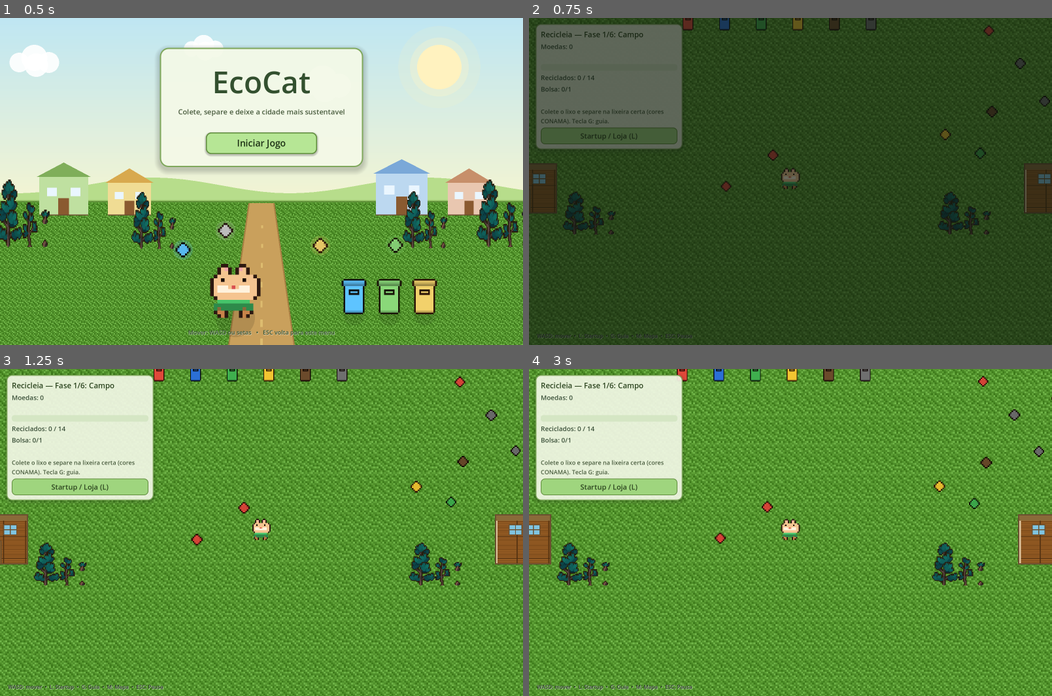
Above: before the commit, frames 1-4 (two rows, left to right).
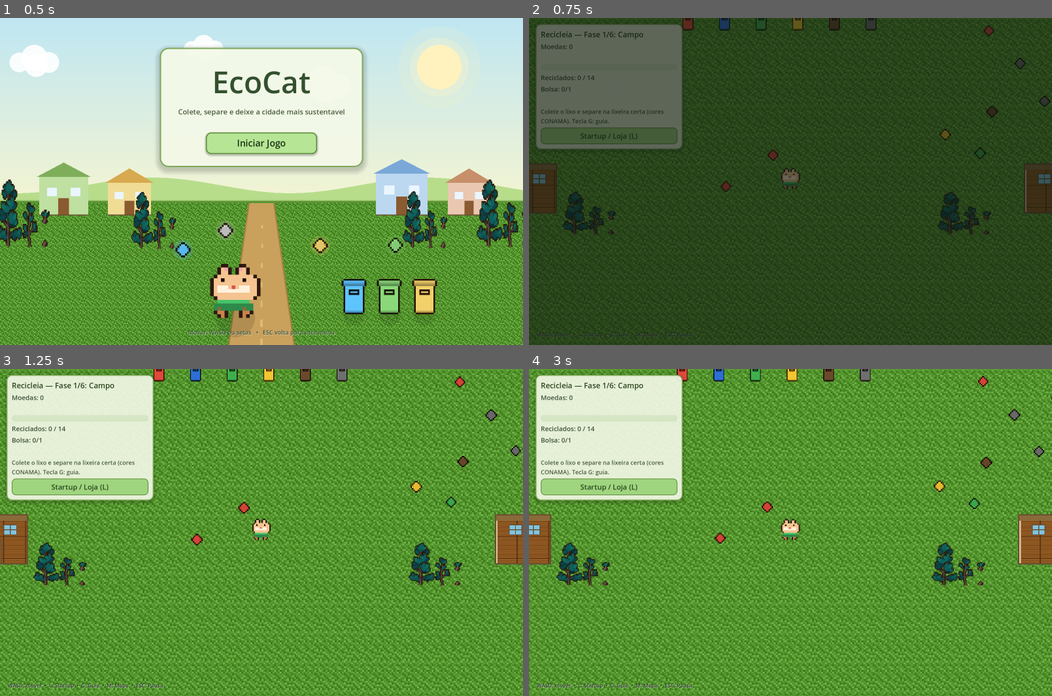
Above: after the commit, the same moments.

Repository: eduardormalves/eco-cat
Game: Godot game, scene res://ui/MainMenu.tscn
Two runs of this game, one before a commit and one after it. Both use one fixed random seed, a clock stepped at 60 frames per second and the inputs below.
Inputs (mouse positions are in pixels of both pictures, inside the frame that each line leads up to):
- Up to frame 1 (0.5 s): no input
- Up to frame 2 (0.75 s): click "Iniciar Jogo" at 0.5 s
- Up to frame 3 (1.25 s): no input
- Up to frame 4 (3 s): tap Enter at 1.25 s; move the mouse to (905, 516) at 1.27 s; hold D (move_right) 1.28-2 s; tap L at 1.35 s; click (905, 516) at 1.42 s; click "Startup / Loja (L)" at 2 s; click "Fechar (L / ESC)" at 2.75 s

Frame 1 is identical in both runs. In frame 2, 0.1% of the frame differs, in the area x 1-32%, y 96-99%; in frame 3, 22%, in the area x 0-100%, y 0-100%; in frame 4, 21%.

Commit message:
feat(mobile): remove bordas cinzas e adiciona controles de toque
O cinza nas bordas era o default_clear_color do motor (0.3,0.3,0.3), que
aparece onde o desenho nao cobre a tela: com aspect "expand" a camera
enxerga fora da cidade em proporcoes longe de 16:10 (celular em pe,
ultrawide). Agora o clear color e verde de grama e o chao se estende
4000px alem do mapa. A dica do rodape estava presa em y=960 (assumia
viewport de 1000 de altura) e flutuava no meio da tela no celular.

Em aparelhos de toque surge ui/touch_controls.gd: manche analogico no
canto inferior esquerdo para locomover o gato (direcao analogica, entao
anda na diagonal) e botoes Guia/Mapa/Pausa no canto inferior direito,
ja que no celular nao ha teclas G/M/ESC. O guia ganhou botao Fechar
(antes so saia pelo teclado) e os botoes da tela inicial dobram de
tamanho no toque. Os controles somem junto com o gameplay quando abre
loja/pausa/guia/mapa.

Para testar no PC: godot ... -- --touch-ui

Co-Authored-By: Claude Opus 5 <noreply@anthropic.com>

Diff:
--- a/docs/player/player.gd
+++ b/docs/player/player.gd
@@ -4,6 +4,10 @@
 
 @export var speed := 190.0
 @export var movement_bounds := Rect2(Vector2(40, 40), Vector2(1520, 920))
+
+## Direcao pedida pelo controle de toque (celular). Preenchida por main.gd;
+## fica em zero quando o jogo roda no teclado.
+var touch_direction := Vector2.ZERO
 
 var _sprite: Sprite2D
 var _anim_t := 0.0
@@ -21,6 +25,8 @@
 
 func _physics_process(delta: float) -> void:
 	var direction := Input.get_vector("move_left", "move_right", "move_up", "move_down")
+	if direction == Vector2.ZERO:
+		direction = touch_direction
 	velocity = direction * speed
 	move_and_slide()
 
--- a/docs/project.godot
+++ b/docs/project.godot
@@ -30,3 +30,6 @@
 [rendering]
 
 textures/canvas_textures/default_texture_filter=0
+; Fundo do motor: verde de grama em vez do cinza padrao (0.3,0.3,0.3), para que
+; nenhuma borda cinza apareca em telas com proporcao diferente da base 1600x1000.
+environment/defaults/default_clear_color=Color(0.3019608, 0.54901963, 0.15686275, 1)
--- a/docs/scripts/main.gd
+++ b/docs/scripts/main.gd
@@ -9,6 +9,8 @@
 const _Sprites := preload("res://scripts/sprites.gd")
 
 const WORLD_SIZE := Vector2(1600, 1000)
+# Quanto a grama passa das bordas do mapa (cobre qualquer proporcao de tela).
+const GROUND_MARGIN := 4000.0
 const COLLISION_LAYER_WORLD := 1
 const BASE_DISCARD_COINS := 10
 const CORRECT_DISCARD_SUSTAINABILITY := 4
@@ -122,18 +124,25 @@
 var _guide_layer: CanvasLayer
 var _mute_button: Button
 const MAP_VIEW_SCRIPT := preload("res://ui/map_view.gd")
+const TOUCH_CONTROLS_SCRIPT := preload("res://ui/touch_controls.gd")
 var _minimap_layer: CanvasLayer
 var _minimap_coins_label: Label
 var _map_view                      # instancia de ui/map_view.gd (dinamico)
 var _minimap_footer: Label
 var _minimap_close_button: Button
 
+# --- Controles de toque (so existem quando o jogo abre num aparelho de toque) - #
+var _touch_layer: CanvasLayer
+var _touch_controls                # instancia de ui/touch_controls.gd (dinamico)
+var _hint_label: Label
+
 
 func _ready() -> void:
 	_ensure_input_actions()
 	_phases = _build_phases()
 	_apply_saved_state()
 	_create_hud()
+	_create_touch_controls()
 	_create_shop()
 	_create_pause_menu()
 	_create_guide()
@@ -146,6 +155,8 @@
 
 func _process(delta: float) -> void:
 	_accrue_passive(delta)
+	if _touch_controls != null and is_instance_valid(player):
+		player.touch_direction = _touch_controls.direction
 	if _phase_complete or _shop_open or _paused or _guide_open or _minimap_open:
 		return
 	_process_belt(delta)
@@ -797,13 +808,19 @@
 	shop_button.pressed.connect(_toggle_shop)
 	column.add_child(shop_button)
 
-	var hint := _hud_label(16, Color("#20301f"))
-	hint.text = "WASD: mover  •  L: Startup  •  G: Guia  •  M: Mapa  •  ESC: Pausa"
-	hint.add_theme_color_override("font_shadow_color", Color(1, 1, 1, 0.7))
-	hint.add_theme_constant_override("shadow_offset_x", 1)
-	hint.add_theme_constant_override("shadow_offset_y", 1)
-	hint.position = Vector2(24, WORLD_SIZE.y - 40)
-	_hud_layer.add_child(hint)
+	_hint_label = _hud_label(16, Color("#20301f"))
+	_hint_label.text = "WASD: mover  •  L: Startup  •  G: Guia  •  M: Mapa  •  ESC: Pausa"
+	_hint_label.add_theme_color_override("font_shadow_color", Color(1, 1, 1, 0.7))
+	_hint_label.add_theme_constant_override("shadow_offset_x", 1)
+	_hint_label.add_theme_constant_override("shadow_offset_y", 1)
+	# Ancorado no rodape: em tela de celular o viewport e bem mais alto que 1000.
+	_hint_label.set_anchors_preset(Control.PRESET_BOTTOM_LEFT)
+	_hint_label.offset_left = 24
+	_hint_label.offset_right = 924
+	_hint_label.offset_top = -44
+	_hint_label.offset_bottom = -16
+	_hint_label.mouse_filter = Control.MOUSE_FILTER_IGNORE
+	_hud_layer.add_child(_hint_label)
 
 	_sacola_label = Label.new()
 	_sacola_label.add_theme_font_size_override("font_size", 18)
@@ -814,6 +831,32 @@
 	add_child(_sacola_label)
 
 	_create_transition_and_banner()
+
+
+func _create_touch_controls() -> void:
+	if not TOUCH_CONTROLS_SCRIPT.is_available():
+		return
+
+	_touch_layer = CanvasLayer.new()
+	_touch_layer.name = "TouchControls"
+	_touch_layer.layer = 2   # acima do HUD, abaixo da loja/pausa/guia/mapa
+	add_child(_touch_layer)
+
+	_touch_controls = Control.new()
+	_touch_controls.set_script(TOUCH_CONTROLS_SCRIPT)
+	_touch_layer.add_child(_touch_controls)
+	_touch_controls.connect("guide_pressed", _toggle_guide)
+	_touch_controls.connect("map_pressed", _toggle_minimap)
+	_touch_controls.connect("pause_pressed", _touch_pause)
+
+	# Sem teclado a dica de teclas so atrapalha (e fica embaixo do manche).
+	if _hint_label != null:
+		_hint_label.visible = false
+
+
+func _touch_pause() -> void:
+	if not _paused and not _shop_open and not _guide_open and not _minimap_open and not _phase_complete:
+		_open_pause()
 
 
 func _update_sacola_label() -> void:
@@ -1090,6 +1133,11 @@
 func _set_gameplay_active(value: bool) -> void:
 	if is_instance_valid(player):
 		player.set_physics_process(value)
+		if not value:
+			player.touch_direction = Vector2.ZERO
+	if _touch_layer != null:
+		_touch_layer.visible = value
+		_touch_controls.release()
 	if _collector_node != null and is_instance_valid(_collector_node):
 		_collector_node.set("active", value)
 
@@ -1387,6 +1435,18 @@
 	hint.add_theme_color_override("font_color", Color("#6f8a5a"))
 	column.add_child(hint)
 
+	# Botao de fechar: no celular nao ha tecla G nem ESC.
+	var close_button := Button.new()
+	close_button.text = "Fechar"
+	close_button.custom_minimum_size = Vector2(0, 46)
+	close_button.add_theme_font_size_override("font_size", 22)
+	close_button.add_theme_color_override("font_color", Color("#2c451f"))
+	close_button.add_theme_stylebox_override("normal", _button_style(Color("#e0c58a")))
+	close_button.add_theme_stylebox_override("hover", _button_style(Color("#eed6a0")))
+	close_button.add_theme_stylebox_override("pressed", _button_style(Color("#d0b478")))
+	close_button.pressed.connect(_close_guide)
+	column.add_child(close_button)
+
 
 func _toggle_guide() -> void:
 	if _guide_open:
@@ -1714,9 +1774,10 @@
 
 func _draw_ground() -> void:
 	var tint: Color = _theme.get("grass", Color(1, 1, 1))
-	# Grama estendida bem alem do mapa: com a tela cheia (aspect expand) a
-	# camera pode mostrar as bordas, entao a cidade fica cercada de campo.
-	draw_texture_rect(_Sprites.grass_tile(), Rect2(-1000, -700, WORLD_SIZE.x + 2000, WORLD_SIZE.y + 1400), true, tint)
+	# Grama estendida bem alem do mapa: com a tela cheia (aspect expand) a camera
+	# enxerga fora da cidade em telas de proporcao extrema (celular em pe, monitor
+	# ultrawide). Ali tem que haver campo, nunca o fundo do motor.
+	draw_texture_rect(_Sprites.grass_tile(), Rect2(Vector2.ZERO, WORLD_SIZE).grow(GROUND_MARGIN), true, tint)
 
 
 func _draw_decor() -> void:
--- a/docs/ui/main_menu.gd
+++ b/docs/ui/main_menu.gd
@@ -10,6 +10,7 @@
 const MAIN_SCENE := "res://scenes/Main.tscn"
 
 const _Sprites := preload("res://scripts/sprites.gd")
+const TOUCH_CONTROLS_SCRIPT := preload("res://ui/touch_controls.gd")
 const TREE_TEXTURE := preload("res://textures/environment/tree.png")
 
 const WORLD := Vector2(1600, 1000)
@@ -47,6 +48,7 @@
 ]
 
 var _time := 0.0
+var _touch := false
 
 # Dimensoes reais do controle (preenchem a janela) e escala de posicao em X.
 var _w := WORLD.x
@@ -55,6 +57,7 @@
 
 
 func _ready() -> void:
+	_touch = TOUCH_CONTROLS_SCRIPT.is_available()
 	_build_ui()
 	queue_redraw()
 
@@ -299,14 +302,17 @@
 
 	# Dica no rodape.
 	var hint := Label.new()
-	hint.text = "Mover: WASD ou setas   •   ESC volta para este menu"
+	if _touch:
+		hint.text = "Use o manche na tela para mover o gato"
+	else:
+		hint.text = "Mover: WASD ou setas   •   ESC volta para este menu"
 	hint.horizontal_alignment = HORIZONTAL_ALIGNMENT_CENTER
 	hint.add_theme_color_override("font_color", Color("#33502f"))
 	hint.add_theme_color_override("font_shadow_color", Color(1, 1, 1, 0.6))
-	hint.add_theme_font_size_override("font_size", 18)
+	hint.add_theme_font_size_override("font_size", 34 if _touch else 18)
 	hint.set_anchors_preset(Control.PRESET_BOTTOM_WIDE)
 	hint.offset_bottom = -22
-	hint.offset_top = -52
+	hint.offset_top = -74 if _touch else -52
 	hint.mouse_filter = Control.MOUSE_FILTER_IGNORE
 	add_child(hint)
 
@@ -329,9 +335,10 @@
 func _make_button(text: String) -> Button:
 	var button := Button.new()
 	button.text = text
-	button.custom_minimum_size = Vector2(340, 66)
+	# No celular os botoes precisam ser bem maiores para serem tocaveis.
+	button.custom_minimum_size = Vector2(700, 130) if _touch else Vector2(340, 66)
 	button.size_flags_horizontal = Control.SIZE_SHRINK_CENTER
-	button.add_theme_font_size_override("font_size", 28)
+	button.add_theme_font_size_override("font_size", 48 if _touch else 28)
 	button.add_theme_color_override("font_color", Color("#2c451f"))
 	button.add_theme_color_override("font_hover_color", Color("#1c3014"))
 	button.add_theme_color_override("font_pressed_color", Color("#1c3014"))
--- /dev/null
+++ b/docs/ui/touch_controls.gd
@@ -0,0 +1,192 @@
+extends Control
+## Controles de toque para quando o jogo e aberto no celular/tablet.
+##
+## - Manche virtual (canto inferior esquerdo) para locomover o gato: da direcao
+##   analogica, entao anda tambem na diagonal.
+## - Botoes de atalho (canto inferior direito) para as telas que no PC ficam
+##   no teclado (G/M/ESC), que num celular nao existem.
+##
+## Os tamanhos sao em unidades do viewport base (1600x1000): como o stretch e
+## "viewport", tudo escala junto com a tela do aparelho.
+
+signal guide_pressed
+signal map_pressed
+signal pause_pressed
+
+const STICK_BOX := 640.0
+const STICK_PAD := 56.0
+const BASE_RADIUS := 260.0
+const KNOB_RADIUS := 104.0
+const DEAD_ZONE := 0.16
+
+const _POINTER_NONE := -1
+const _POINTER_MOUSE := -2
+
+## Direcao normalizada (0..1) pedida pelo manche. Lida por scripts/main.gd.
+var direction := Vector2.ZERO
+
+var _stick: Control
+var _center := Vector2.ZERO
+var _knob := Vector2.ZERO
+var _pointer := _POINTER_NONE
+
+
+## Verdadeiro quando o jogo esta rodando num aparelho de toque (celular nativo,
+## navegador em Android/iOS ou qualquer tela sensivel ao toque).
+static func is_available() -> bool:
+	# Permite forcar os controles no PC para testar: godot ... -- --touch-ui
+	if OS.get_cmdline_user_args().has("--touch-ui"):
+		return true
+	return OS.has_feature("mobile") \
+		or OS.has_feature("web_android") \
+		or OS.has_feature("web_ios") \
+		or DisplayServer.is_touchscreen_available()
+
+
+func _ready() -> void:
+	set_anchors_and_offsets_preset(Control.PRESET_FULL_RECT)
+	# So o manche e os botoes capturam toque; o resto da tela segue livre.
+	mouse_filter = Control.MOUSE_FILTER_IGNORE
+	_build_stick()
+	_build_buttons()
+
+
+## Solta o manche (chamado quando o jogo pausa ou abre uma tela por cima).
+func release() -> void:
+	_pointer = _POINTER_NONE
+	_knob = _center
+	direction = Vector2.ZERO
+	if _stick != null:
+		_stick.queue_redraw()
+
+
+# --------------------------------------------------------------------------- #
+# Manche
+# --------------------------------------------------------------------------- #
+
+func _build_stick() -> void:
+	_stick = Control.new()
+	_stick.name = "Stick"
+	_stick.set_anchors_preset(Control.PRESET_BOTTOM_LEFT)
+	_stick.offset_left = STICK_PAD
+	_stick.offset_top = -(STICK_BOX + STICK_PAD)
+	_stick.offset_right = STICK_PAD + STICK_BOX
+	_stick.offset_bottom = -STICK_PAD
+	_stick.mouse_filter = Control.MOUSE_FILTER_STOP
+	_stick.draw.connect(_draw_stick)
+	_stick.gui_input.connect(_on_stick_gui_input)
+	_stick.resized.connect(_recenter)
+	add_child(_stick)
+	_recenter()
+
+
+func _recenter() -> void:
+	_center = _stick.size * 0.5
+	_knob = _center
+	_stick.queue_redraw()
+
+
+func _draw_stick() -> void:
+	var active := _pointer != _POINTER_NONE
+	# Base.
+	_stick.draw_circle(_center + Vector2(0, 8), BASE_RADIUS, Color(0, 0, 0, 0.14))
+	_stick.draw_circle(_center, BASE_RADIUS, Color(0.97, 0.99, 0.92, 0.34 if active else 0.26))
+	_stick.draw_arc(_center, BASE_RADIUS, 0.0, TAU, 72, Color("#5f8c3c", 0.85), 6.0, true)
+	# Setas de referencia nas quatro direcoes.
+	for dir in [Vector2.UP, Vector2.DOWN, Vector2.LEFT, Vector2.RIGHT]:
+		var tip: Vector2 = _center + dir * (BASE_RADIUS - 34.0)
+		var side: Vector2 = Vector2(dir.y, dir.x) * 22.0
+		_stick.draw_colored_polygon(
+			PackedVector2Array([tip, tip - dir * 34.0 + side, tip - dir * 34.0 - side]),
+			Color("#3f6a28", 0.5)
+		)
+	# Manopla.
+	_stick.draw_circle(_knob + Vector2(0, 6), KNOB_RADIUS, Color(0, 0, 0, 0.18))
+	_stick.draw_circle(_knob, KNOB_RADIUS, Color("#b6e695" if active else "#9fd57e"))
+	_stick.draw_arc(_knob, KNOB_RADIUS, 0.0, TAU, 48, Color("#3f6a28", 0.9), 5.0, true)
+
+
+func _on_stick_gui_input(event: InputEvent) -> void:
+	if event is InputEventScreenTouch:
+		if event.pressed:
+			if _pointer == _POINTER_NONE:
+				_pointer = event.index
+				_move_knob(event.position)
+		elif _pointer == event.index:
+			release()
+		_stick.accept_event()
+	elif event is InputEventScreenDrag:
+		if _pointer == event.index:
+			_move_knob(event.position)
+			_stick.accept_event()
+	elif event is InputEventMouseButton and event.button_index == MOUSE_BUTTON_LEFT:
+		# Tambem responde ao mouse (util para testar no PC).
+		if event.pressed:
+			if _pointer == _POINTER_NONE:
+				_pointer = _POINTER_MOUSE
+				_move_knob(event.position)
+		elif _pointer == _POINTER_MOUSE:
+			release()
+		_stick.accept_event()
+	elif event is InputEventMouseMotion and _pointer == _POINTER_MOUSE:
+		_move_knob(event.position)
+		_stick.accept_event()
+
+
+func _move_knob(local_pos: Vector2) -> void:
+	var offset := (local_pos - _center).limit_length(BASE_RADIUS)
+	_knob = _center + offset
+	var raw := offset / BASE_RADIUS
+	var strength := raw.length()
+	if strength < DEAD_ZONE:
+		direction = Vector2.ZERO
+	else:
+		# Reescala para a zona morta nao "roubar" velocidade do gato.
+		direction = raw.normalized() * minf((strength - DEAD_ZONE) / (1.0 - DEAD_ZONE), 1.0)
+	_stick.queue_redraw()
+
+
+# --------------------------------------------------------------------------- #
+# Atalhos (equivalentes as teclas G / M / ESC)
+# --------------------------------------------------------------------------- #
+
+func _build_buttons() -> void:
+	var column := VBoxContainer.new()
+	column.name = "Actions"
+	column.alignment = BoxContainer.ALIGNMENT_END
+	column.add_theme_constant_override("separation", 22)
+	column.set_anchors_preset(Control.PRESET_BOTTOM_RIGHT)
+	column.offset_left = -(400.0 + STICK_PAD)
+	column.offset_top = -(3.0 * 140.0 + 2.0 * 22.0 + STICK_PAD)
+	column.offset_right = -STICK_PAD
+	column.offset_bottom = -STICK_PAD
+	add_child(column)
+
+	column.add_child(_action_button("Guia", func() -> void: guide_pressed.emit()))
+	column.add_child(_action_button("Mapa", func() -> void: map_pressed.emit()))
+	column.add_child(_action_button("Pausa", func() -> void: pause_pressed.emit()))
+
+
+func _action_button(text: String, on_press: Callable) -> Button:
+	var button := Button.new()
+	button.text = text
+	button.custom_minimum_size = Vector2(400, 140)
+	button.add_theme_font_size_override("font_size", 48)
+	button.add_theme_color_override("font_color", Color("#2c451f"))
+	button.add_theme_color_override("font_hover_color", Color("#1c3014"))
+	button.add_theme_color_override("font_pressed_color", Color("#1c3014"))
+	button.add_theme_stylebox_override("normal", _style(Color("#9fd57e", 0.92)))
+	button.add_theme_stylebox_override("hover", _style(Color("#b6e695", 0.95)))
+	button.add_theme_stylebox_override("pressed", _style(Color("#8ac368", 0.95)))
+	button.pressed.connect(on_press)
+	return button
+
+
+func _style(bg_color: Color) -> StyleBoxFlat:
+	var style := StyleBoxFlat.new()
+	style.bg_color = bg_color
+	style.set_corner_radius_all(28)
+	style.set_content_margin_all(16)
+	style.border_color = Color("#5f8c3c")
+	style.set_border_width_all(5)
+	return style
